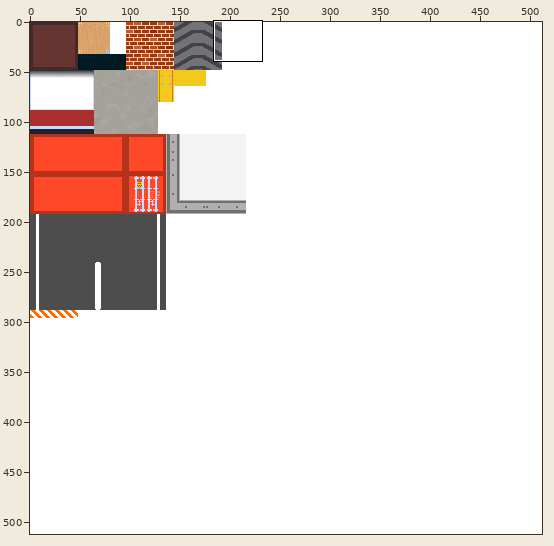
Edited in one commit: sprite sheet (spritesheet_col.png). The picture above shows the old version from afar; the outline marks the close-up.
Close-up. Old version:
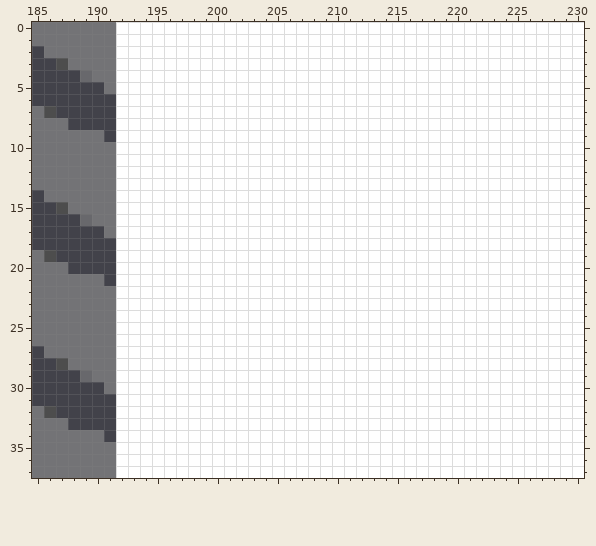
The file is 512x512 pixels. Colours within 5 levels of each other are drawn and written as one. Shown: x 185..230, y 0..37.
New version:
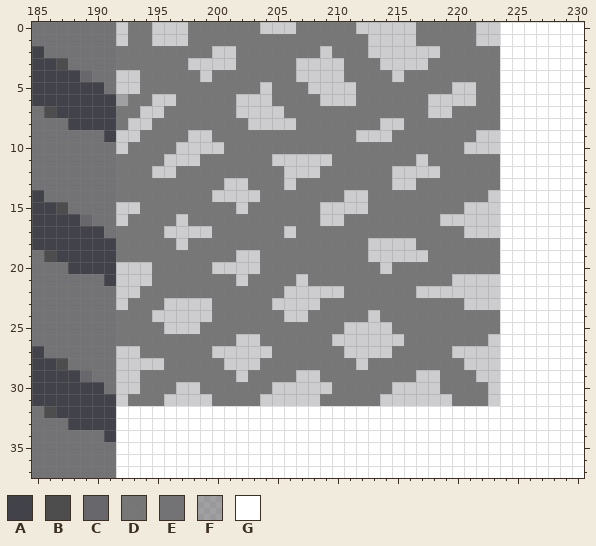
Palette (. is transparent): A #42424a  B #4d4d4d  C #68686c  D #727272f2  E #737376  F #7b7b7b8b  G #ffffff
The exact change:
@@ x 185..230 @@
- 0 EEEEEEEGGGGGGGGGGGGGGGGGGGGGGGGGGGGGGGGGGGGGGG
- 1 EEEEEEEGGGGGGGGGGGGGGGGGGGGGGGGGGGGGGGGGGGGGGG
- 2 AEEEEEEGGGGGGGGGGGGGGGGGGGGGGGGGGGGGGGGGGGGGGG
- 3 AABEEEEGGGGGGGGGGGGGGGGGGGGGGGGGGGGGGGGGGGGGGG
- 4 AAAACEEGGGGGGGGGGGGGGGGGGGGGGGGGGGGGGGGGGGGGGG
- 5 AAAAAAEGGGGGGGGGGGGGGGGGGGGGGGGGGGGGGGGGGGGGGG
- 6 AAAAAAAGGGGGGGGGGGGGGGGGGGGGGGGGGGGGGGGGGGGGGG
- 7 EBAAAAAGGGGGGGGGGGGGGGGGGGGGGGGGGGGGGGGGGGGGGG
- 8 EEEAAAAGGGGGGGGGGGGGGGGGGGGGGGGGGGGGGGGGGGGGGG
- 9 EEEEEEAGGGGGGGGGGGGGGGGGGGGGGGGGGGGGGGGGGGGGGG
-10 EEEEEEEGGGGGGGGGGGGGGGGGGGGGGGGGGGGGGGGGGGGGGG
-11 EEEEEEEGGGGGGGGGGGGGGGGGGGGGGGGGGGGGGGGGGGGGGG
-12 EEEEEEEGGGGGGGGGGGGGGGGGGGGGGGGGGGGGGGGGGGGGGG
-13 EEEEEEEGGGGGGGGGGGGGGGGGGGGGGGGGGGGGGGGGGGGGGG
-14 AEEEEEEGGGGGGGGGGGGGGGGGGGGGGGGGGGGGGGGGGGGGGG
-15 AABEEEEGGGGGGGGGGGGGGGGGGGGGGGGGGGGGGGGGGGGGGG
-16 AAAACEEGGGGGGGGGGGGGGGGGGGGGGGGGGGGGGGGGGGGGGG
-17 AAAAAAEGGGGGGGGGGGGGGGGGGGGGGGGGGGGGGGGGGGGGGG
-18 AAAAAAAGGGGGGGGGGGGGGGGGGGGGGGGGGGGGGGGGGGGGGG
-19 EBAAAAAGGGGGGGGGGGGGGGGGGGGGGGGGGGGGGGGGGGGGGG
-20 EEEAAAAGGGGGGGGGGGGGGGGGGGGGGGGGGGGGGGGGGGGGGG
-21 EEEEEEAGGGGGGGGGGGGGGGGGGGGGGGGGGGGGGGGGGGGGGG
-22 EEEEEEEGGGGGGGGGGGGGGGGGGGGGGGGGGGGGGGGGGGGGGG
-23 EEEEEEEGGGGGGGGGGGGGGGGGGGGGGGGGGGGGGGGGGGGGGG
-24 EEEEEEEGGGGGGGGGGGGGGGGGGGGGGGGGGGGGGGGGGGGGGG
-25 EEEEEEEGGGGGGGGGGGGGGGGGGGGGGGGGGGGGGGGGGGGGGG
-26 EEEEEEEGGGGGGGGGGGGGGGGGGGGGGGGGGGGGGGGGGGGGGG
-27 AEEEEEEGGGGGGGGGGGGGGGGGGGGGGGGGGGGGGGGGGGGGGG
-28 AABEEEEGGGGGGGGGGGGGGGGGGGGGGGGGGGGGGGGGGGGGGG
-29 AAAACEEGGGGGGGGGGGGGGGGGGGGGGGGGGGGGGGGGGGGGGG
-30 AAAAAAEGGGGGGGGGGGGGGGGGGGGGGGGGGGGGGGGGGGGGGG
-31 AAAAAAAGGGGGGGGGGGGGGGGGGGGGGGGGGGGGGGGGGGGGGG
+ 0 EEEEEEE.DD...DDDDDD...DDDDD.....DDDDD..GGGGGGG
+ 1 EEEEEEE.DD...DDDDDDDDDDDDDDD....DDDDD..GGGGGGG
+ 2 AEEEEEEDDDDDDDD..DDDDDDD.DDD......DDDDDGGGGGGG
+ 3 AABEEEEDDDDDD....DDDDD....DDD....DDDDDDGGGGGGG
+ 4 AAAACEE..DDDDD.DDDDDDD....DDDD.DDDDDDDDGGGGGGG
+ 5 AAAAAAE..DDDDDDDDDD.DDD....DDDDDDDD..DDGGGGGGG
+ 6 AAAAAAAFDD..DDDDD...DDDD...DDDDDD....DDGGGGGGG
+ 7 EBAAAAADD..DDDDDD....DDDDDDDDDDDD..DDDDGGGGGGG
+ 8 EEEAAAAD..DDDDDDDD....DDDDDDD..DDDDDDDDGGGGGGG
+ 9 EEEEEEA..DDDD..DDDDDDDDDDDD...DDDDDDD..GGGGGGG
+10 EEEEEEE.DDDD....DDDDDDDDDDDDDDDDDDDD...GGGGGGG
+11 EEEEEEEDDDD...DDDDDD.....DDDDDDD.DDDDDDGGGGGGG
+12 EEEEEEEDDD..DDDDDDDDD...DDDDDD....DDDDDGGGGGGG
+13 EEEEEEEDDDDDDDDD..DDD.DDDDDDDD..DDDDDDDGGGGGGG
+14 AEEEEEEDDDDDDDD....DDDDDDD..DDDDDDDDDD.GGGGGGG
+15 AABEEEE..DDDDDDDD.DDDDDD....DDDDDDDD...GGGGGGG
+16 AAAACEE.DDDD.DDDDDDDDDDD..DDDDDDDD.....GGGGGGG
+17 AAAAAAEDDDD....DDDDDD.DDDDDDDDDDDDDD...GGGGGGG
+18 AAAAAAADDDDD.DDDDDDDDDDDDDDD....DDDDDDDGGGGGGG
+19 EBAAAAADDDDDDDDDD..DDDDDDDDD.....DDDDDDGGGGGGG
+20 EEEAAAA...DDDDD....DDDDDDDDDD.DDDDDDDDDGGGGGGG
+21 EEEEEEA...DDDDDDD.DDDD.DDDDDDDDDDDD....GGGGGGG
+22 EEEEEEE..DDDDDDDDDDDD.....DDDDDD.......GGGGGGG
+23 EEEEEEE.DDD....DDDDD....DDDDDDDDDDDD...GGGGGGG
+24 EEEEEEEDDD.....DDDDDD..DDDDD.DDDDDDDDDDGGGGGGG
+25 EEEEEEEDDDD...DDDDDDDDDDDD....DDDDDDDDDGGGGGGG
+26 EEEEEEEDDDDDDDDDD..DDDDDD......DDDDDDD.GGGGGGG
+27 AEEEEEE..DDDDDD.....DDDDDD....DDDDD....GGGGGGG
+28 AABEEEE....DDDDD...DDDDDDDD.DDDDDDDD...GGGGGGG
+29 AAAACEE..DDDDDDDD.DDDD..DDDDDDDD..DDD..GGGGGGG
+30 AAAAAAE..DDD..DDDDDD.....DDDDD....DDDD.GGGGGGG
+31 AAAAAAA.DDD....DDDD.....DDDDD......DDD.GGGGGGG
 32 EBAAAAAGGGGGGGGGGGGGGGGGGGGGGGGGGGGGGGGGGGGGGG
